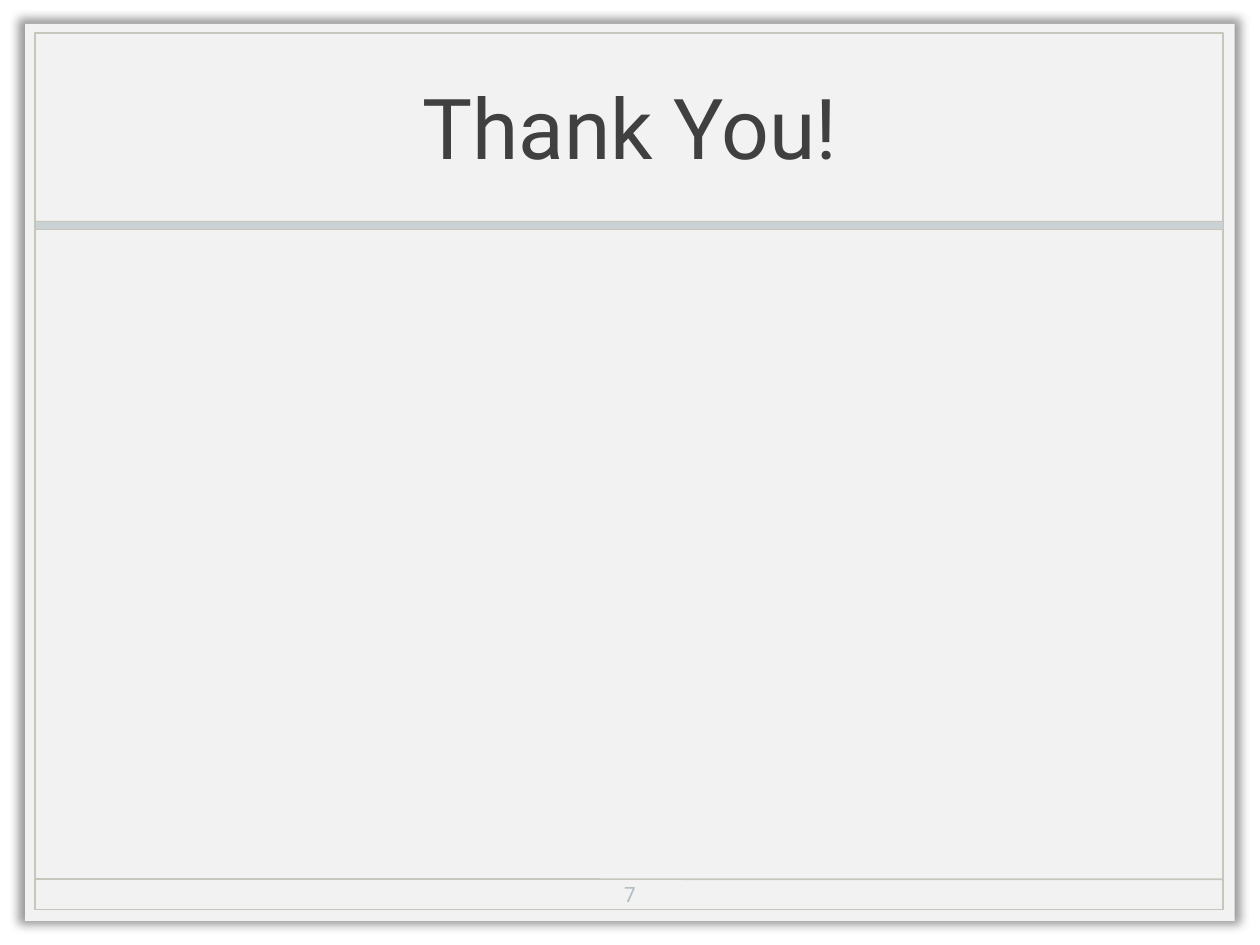
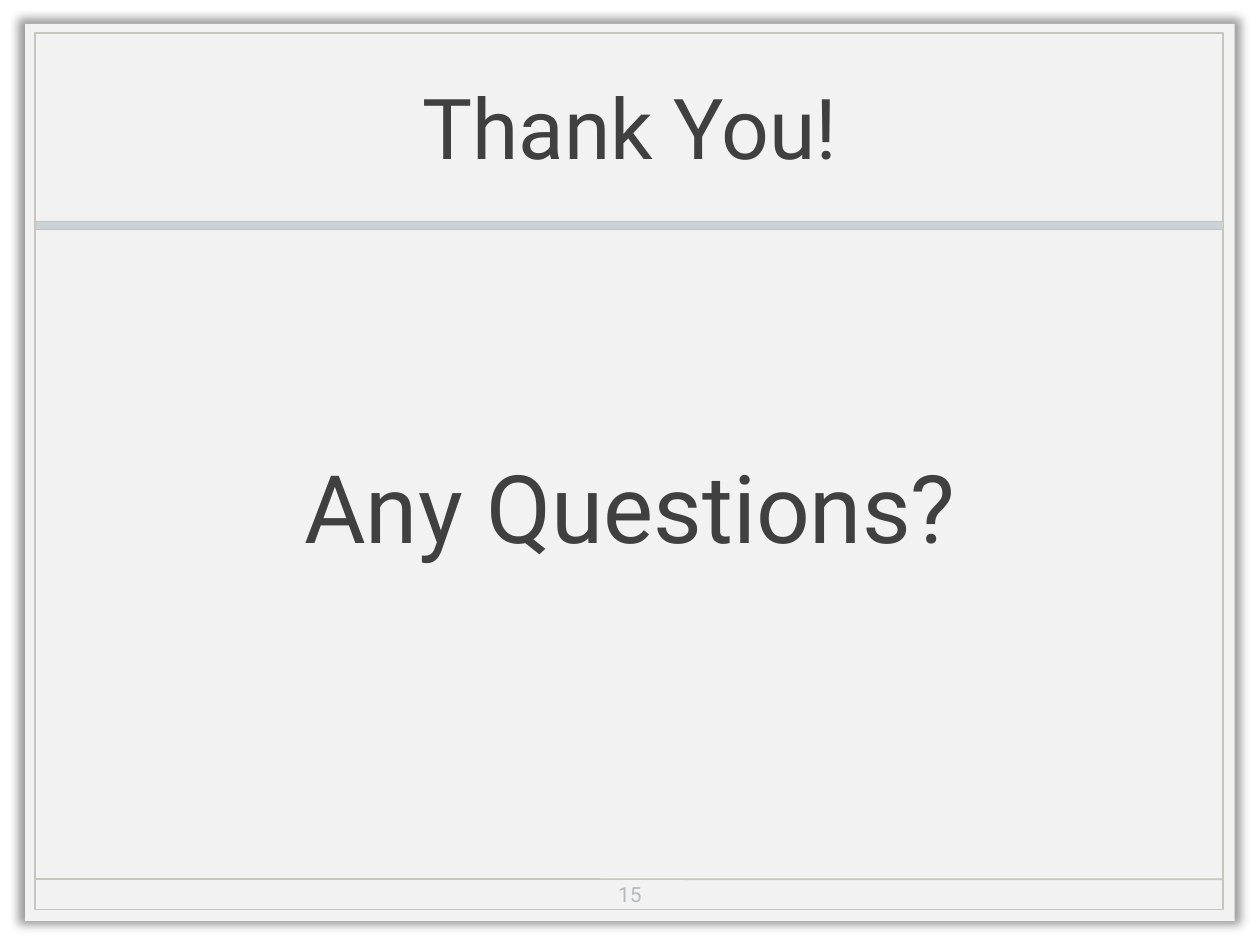
Before and after one commit to Sidharath/change_complexity, a slide deck: slide 15 of Complexity_Buthainah.pptx (slide 7 before the commit). Drawn at 1260x945 pixels with LibreOffice and Linux fonts; fonts in the diff are those of the drawing; background and template pictures are left out. Boxes give left, top, right and bottom in pixels: in the first picture for what was removed or moved away, otherwise in the second. Text is boxed around its words. In the diff, an @@ line names an element or a change of style, - is before the commit and + after.

```diff
--- a/Complexity_Buthainah.pptx
+++ b/Complexity_Buthainah.pptx
@@ text added at bbox=[304, 475, 955, 563], 54 pt, text #404040 @@
+Any Questions?
@@ page number at bbox=[618, 887, 642, 902]: text changed @@
-7
+15
```
Also in this commit, not shown: 13 slides added, 5 slides removed, 1 other file.
